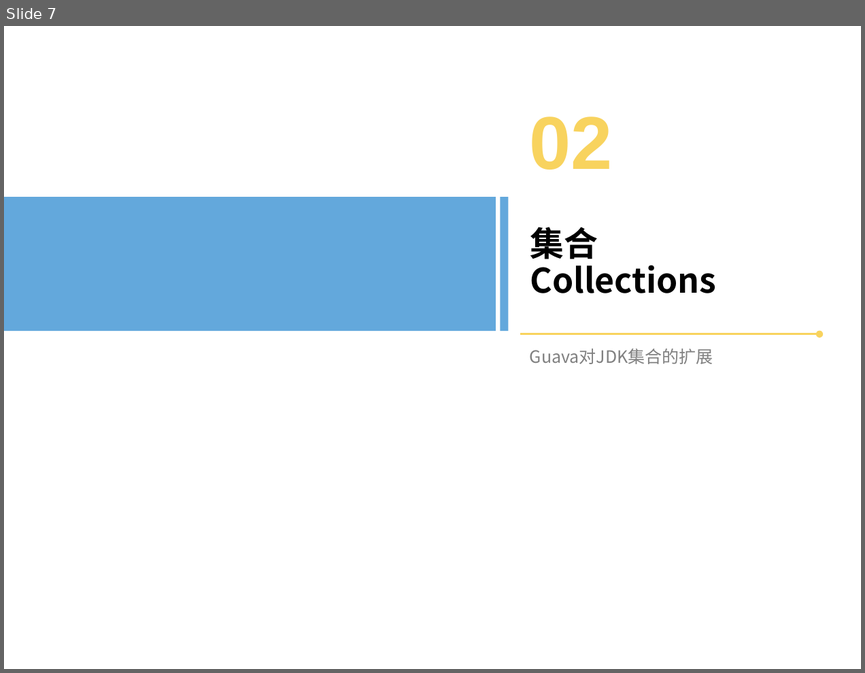
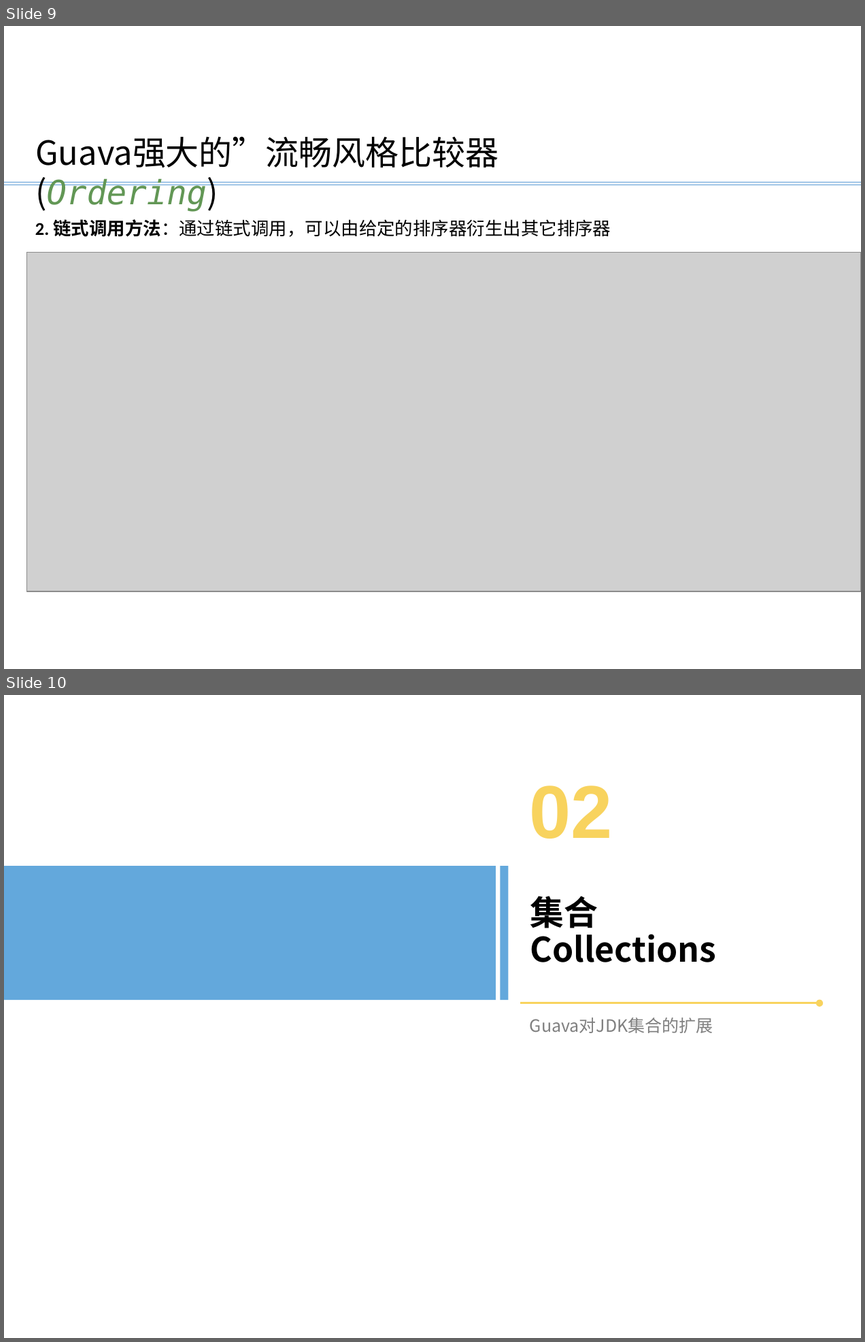
Before and after one commit to bxguo/guava, a slide deck: Guava介绍.pptx. Shown one above the other, each under a label of ours: slide 7 before the commit, slides 9 and 10 after it. The pictures are 865x673 and 865x1342 pixels, drawn with LibreOffice and Linux fonts; fonts in the diff are those of the drawing; grey boxes stand for pictures; background and template pictures are left out. Boxes give left, top, right and bottom in pixels: in the first picture for what was removed or moved away, otherwise in the second. Text is boxed around its words. In the diff, an @@ line names an element or a change of style, - is before the commit and + after.

```diff
--- a/Guava介绍.pptx
+++ b/Guava介绍.pptx
@@ slide 9 added at box(4, 26, 861, 669), background #FFFFFF @@
@@ text added at box(35, 136, 498, 212), 28 pt, text #000000 @@
+Guava强大的”流畅风格比较器(Ordering)
@@ line added from (4, 182) to (861, 182), #5B9BD5 0.5 pt @@
@@ line added from (4, 184) to (861, 184), #5B9BD5 0.5 pt @@
@@ text added at box(35, 219, 611, 237), 15.1 pt, text #000000 @@
+2. 链式调用方法：通过链式调用，可以由给定的排序器衍生出其它排序器
@@ picture added at box(27, 252, 861, 590) @@
@@ what was slide 7 is now slide 10 @@
```
Also in this commit, not shown: 1 slide changed, 6 other slides added, 1 other file.
